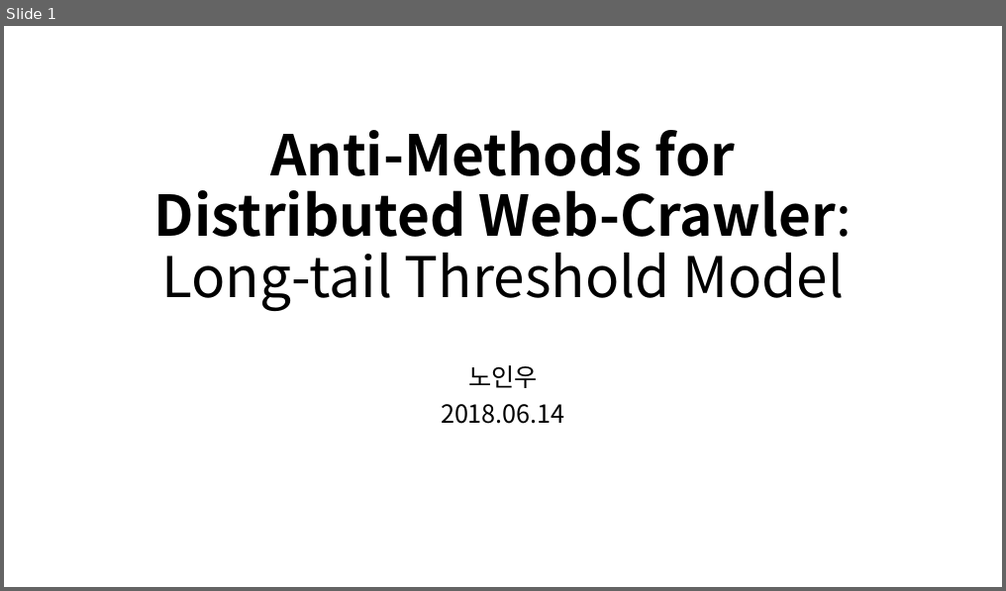
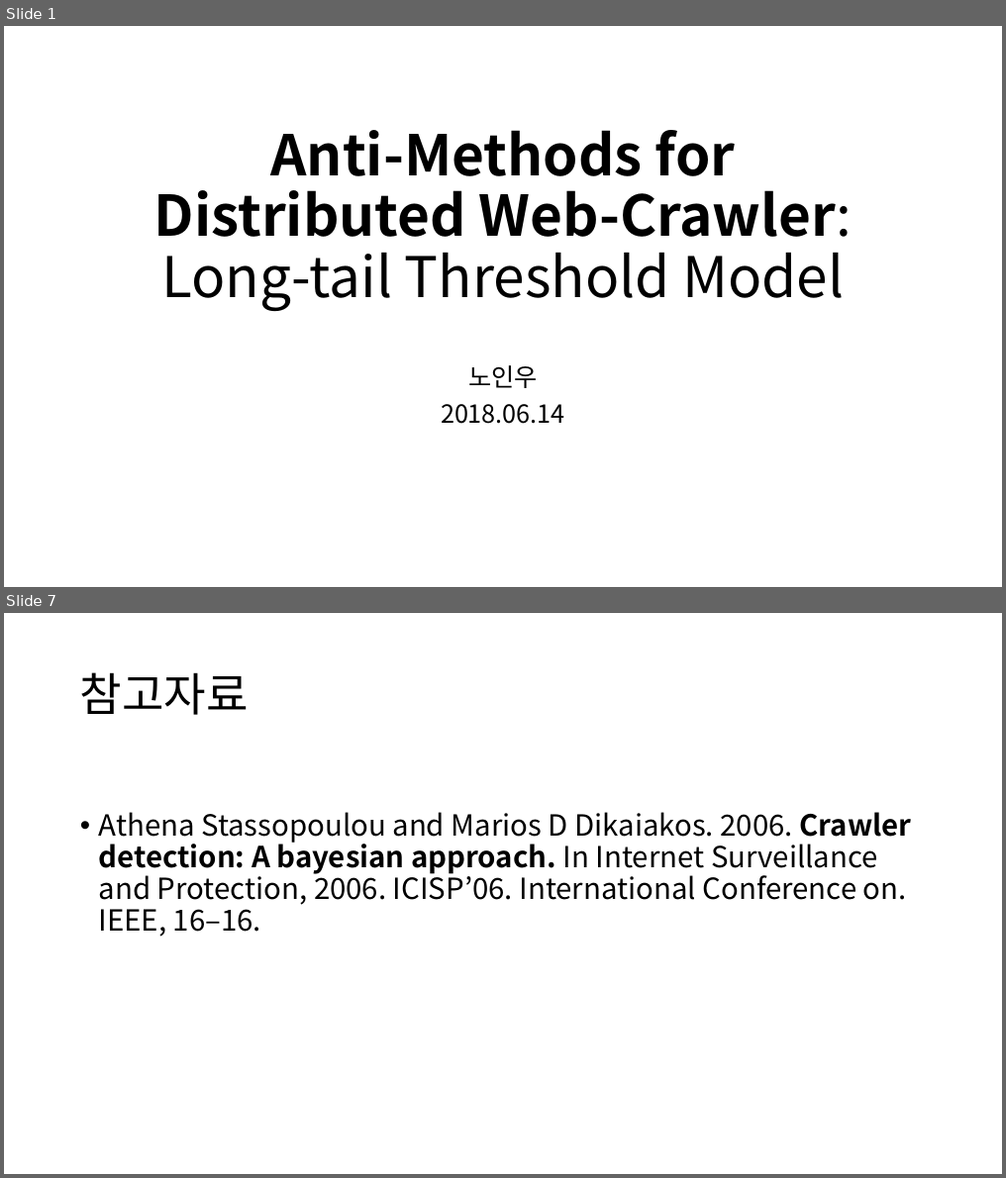
Before and after one commit to diemori/anti-crawler, a slide deck: 30_Presentation/AntiCrawlerLTM_노인우_20180611.pptx. Shown one above the other, each under a label of ours: slide 1 before the commit, slides 1 and 7 after it; the slides between them are not shown. The pictures are 1006x591 and 1006x1178 pixels, drawn with LibreOffice and Linux fonts; fonts in the diff are those of the drawing. Boxes give left, top, right and bottom in pixels: in the first picture for what was removed or moved away, otherwise in the second. Text is boxed around its words. In the diff, an @@ line names an element or a change of style, - is before the commit and + after.

```diff
--- a/30_Presentation/AntiCrawlerLTM_노인우_20180611.pptx
+++ b/30_Presentation/AntiCrawlerLTM_노인우_20180611.pptx
@@ slide 7 added at <box>4,613,1002,1174</box>, background #FFFFFF @@
@@ title added at <box>80,672,249,715</box>, 44 pt, text #000000 @@
+참고자료
@@ text added at <box>99,812,912,937</box>, 28 pt, text #000000 @@
+• Athena Stassopoulou and Marios D Dikaiakos. 2006. Crawler detection: A bayesian approach. In Internet Surveillance and Protection, 2006. ICISP’06. International Conference on. IEEE, 16–16.
```
Also in this commit, not shown: 5 other slides added, 10 other files.
